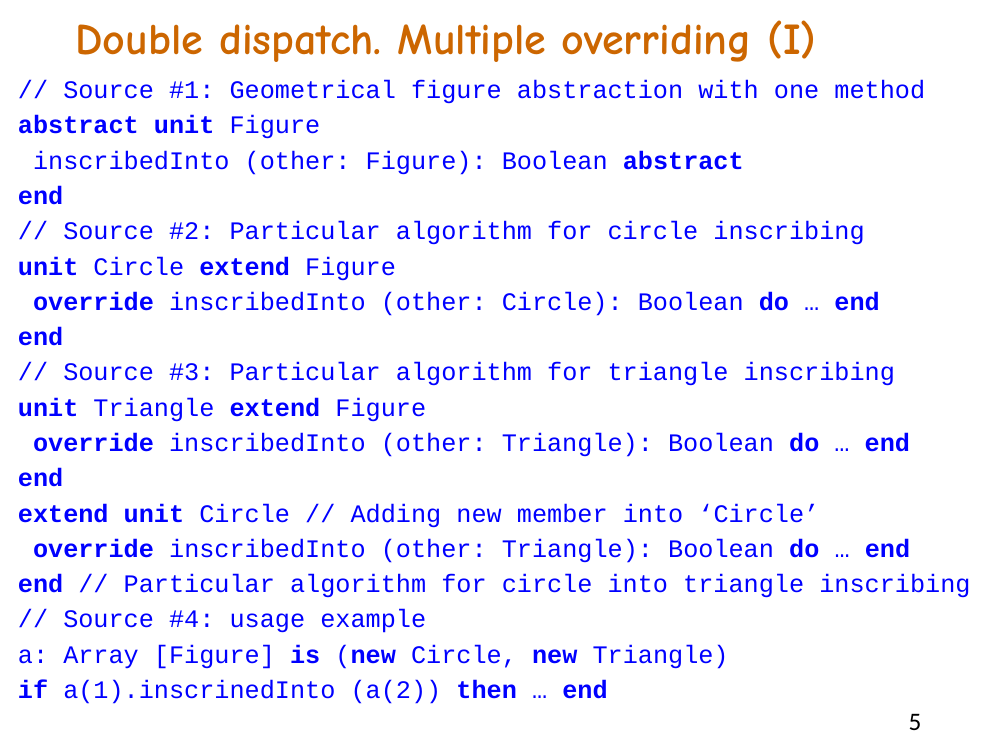
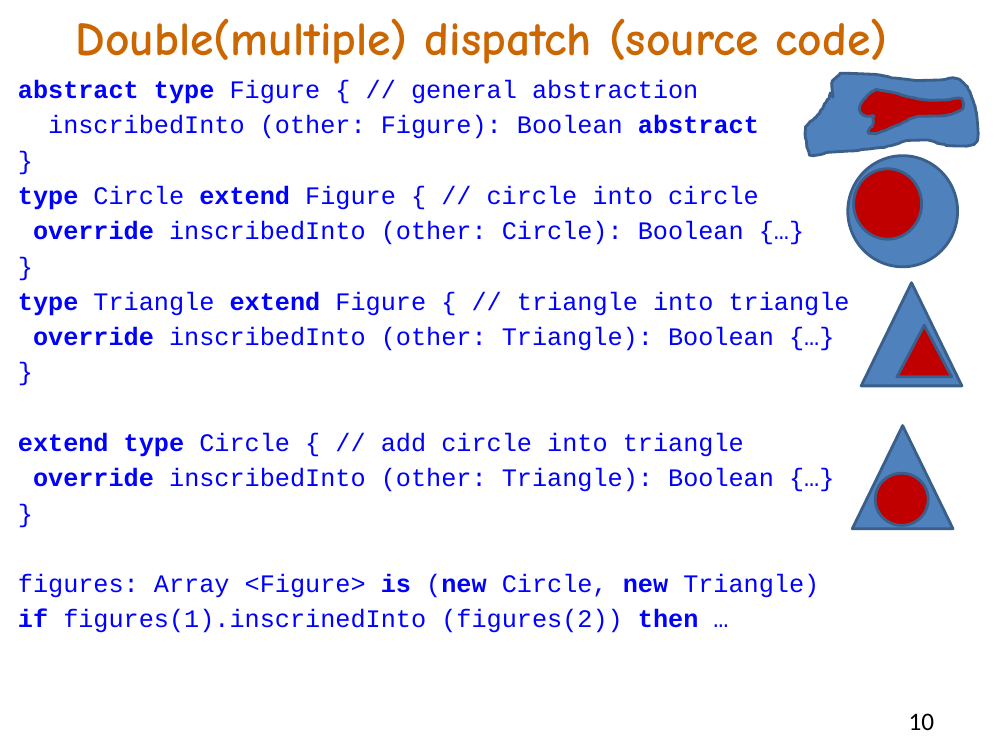
Before and after one commit to akanatov/SLang-, a slide deck: slide 10 of Docs/Multiple overriding or OOP approach to double dispatch.pptx (slide 5 before the commit). Drawn at 1008x756 pixels with LibreOffice and Linux fonts; fonts in the diff are those of the drawing. Boxes give left, top, right and bottom in pixels: in the first picture for what was removed or moved away, otherwise in the second. Text is boxed around its words. In the diff, an @@ line names an element or a change of style, - is before the commit and + after.

Commit message:
Slides about type-safe covariance

```diff
--- a/Docs/Multiple overriding or OOP approach to double dispatch.pptx
+++ b/Docs/Multiple overriding or OOP approach to double dispatch.pptx
@@ text at (76, 18, 888, 64): text changed; size 31.4 to 34 pt @@
-Double dispatch. Multiple overriding (I)
+Double(multiple) dispatch (source code)
@@ text at (18, 80, 698, 104): text changed @@
-// Source #1: Geometrical figure abstraction with one method
-abstract unit Figure
+abstract type Figure { // general abstraction
@@ freeform shape added at (805, 74, 979, 156), fill #4F81BD, outline #3A5F8C 2 pt @@
@@ freeform shape added at (859, 90, 964, 134), fill #C00000, outline #3A5F8C 2 pt @@
@@ ellipse added at (848, 156, 958, 267), fill #4F81BD, outline #3A5F8C 2 pt @@
@@ ellipse added at (854, 168, 922, 239), fill #C00000, outline #3A5F8C 2 pt @@
@@ text at (18, 186, 850, 633): text changed @@
-end
-// Source #2: Particular algorithm for circle inscribing
-unit Circle extend Figure
-override inscribedInto (other: Circle): Boolean do … end
-end
-// Source #3: Particular algorithm for triangle inscribing
-unit Triangle extend Figure
-override inscribedInto (other: Triangle): Boolean do … end
-end
-extend unit Circle // Adding new member into ‘Circle’
-override inscribedInto (other: Triangle): Boolean do … end
-end // Particular algorithm for circle into triangle inscribing
-// Source #4: usage example
-a: Array [Figure] is (new Circle, new Triangle)
-if a(1).inscrinedInto (a(2)) then … end
+}
+type Circle extend Figure { // circle into circle
+override inscribedInto (other: Circle): Boolean {…}
+}
+type Triangle extend Figure { // triangle into triangle
+override inscribedInto (other: Triangle): Boolean {…}
+}
+extend type Circle { // add circle into triangle
+override inscribedInto (other: Triangle): Boolean {…}
+}
+figures: Array <Figure> is (new Circle, new Triangle)
+if figures(1).inscrinedInto (figures(2)) then …
@@ triangle added at (861, 283, 962, 386), fill #4F81BD, outline #3A5F8C 2 pt @@
@@ triangle added at (897, 326, 952, 377), fill #C00000, outline #3A5F8C 2 pt @@
@@ triangle added at (853, 425, 954, 528), fill #4F81BD, outline #3A5F8C 2 pt @@
@@ ellipse added at (875, 473, 928, 525), fill #C00000, outline #3A5F8C 2 pt @@
@@ page number at (909, 713, 935, 730): text changed @@
-5
+10
```
Also in this commit, not shown: 4 other slides changed, 14 slides added, 3 slides removed.
